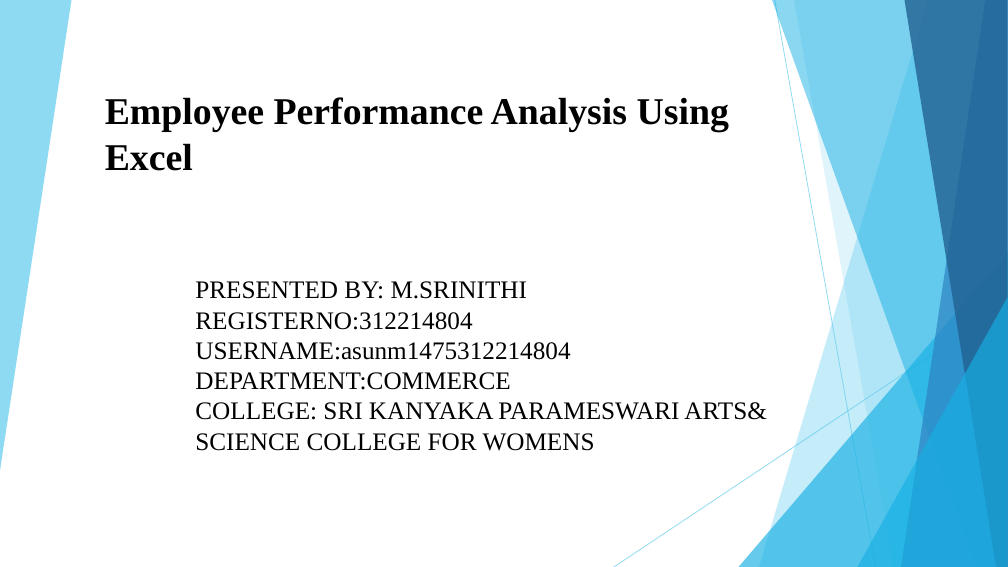
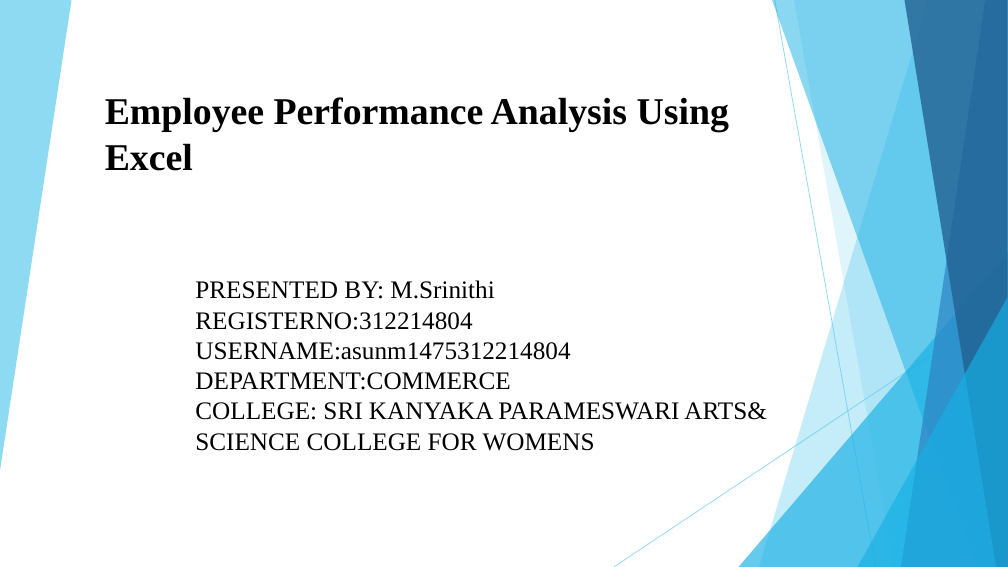
Before and after one commit to Sri290420/TNSDC-Data-analytics-, a slide deck: slide 1 of DOC-20240827-WA0005.sri.pptx. Drawn at 1008x567 pixels with LibreOffice and Linux fonts; fonts in the diff are those of the drawing. Boxes give left, top, right and bottom in pixels: in the first picture for what was removed or moved away, otherwise in the second. Text is boxed around its words. In the diff, an @@ line names an element or a change of style, - is before the commit and + after.

```diff
--- a/DOC-20240827-WA0005.sri.pptx
+++ b/DOC-20240827-WA0005.sri.pptx
@@ text at [195,280,494,299]: text changed @@
-PRESENTED BY: M.SRINITHI
+PRESENTED BY: M.Srinithi
```
Also in this commit, not shown: 1 other slide changed, 1 other file.
